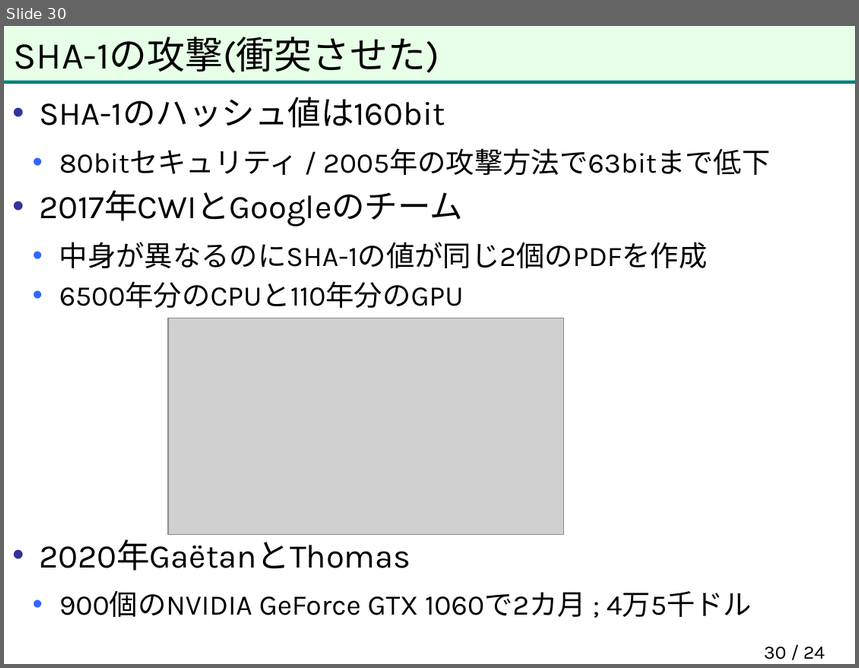
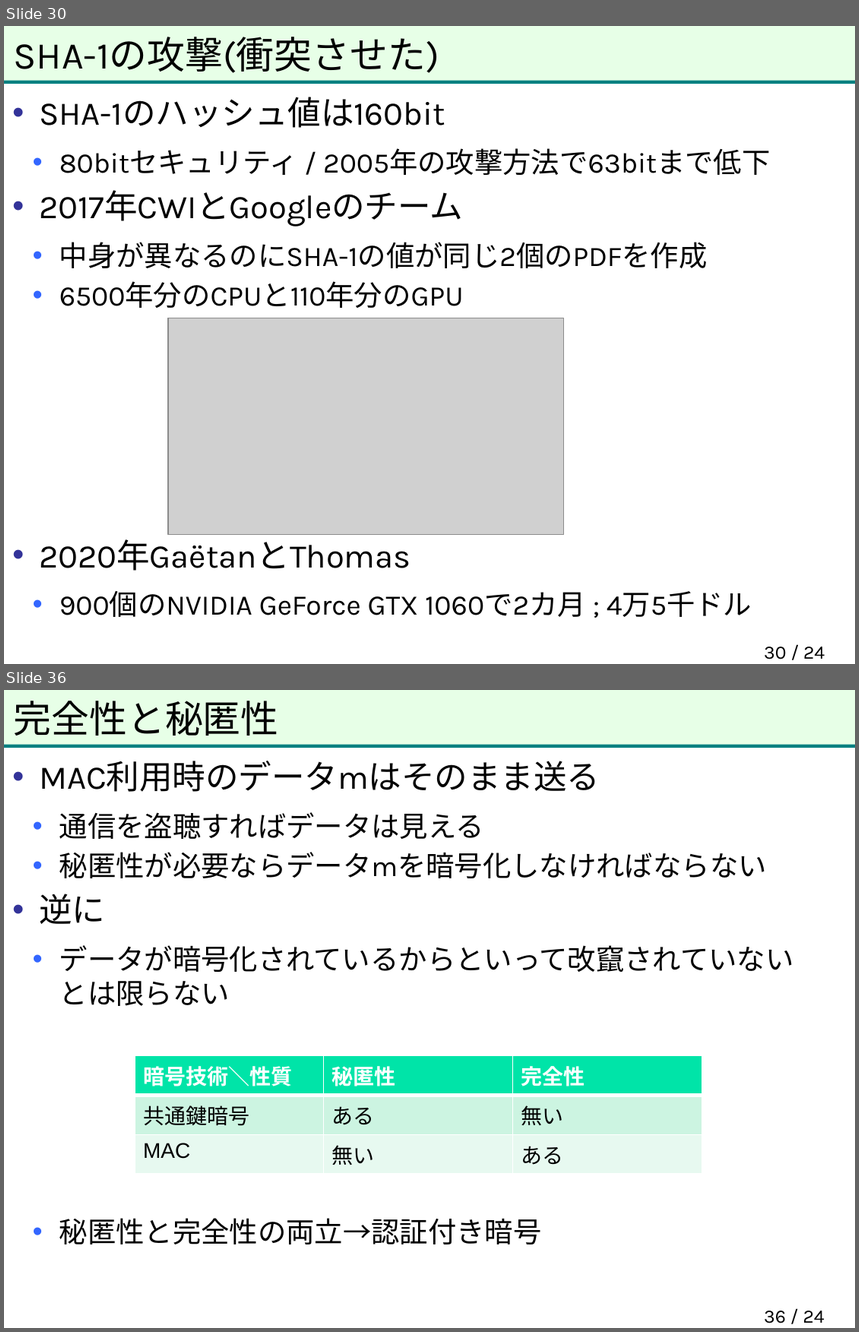
Before and after one commit to herumi/anninbon, a slide deck: lec/anninbon6.pptx. Shown one above the other, each under a label of ours: slide 30 before the commit, slides 30 and 36 after it; the slides between them are not shown. The pictures are 859x668 and 859x1332 pixels, drawn with LibreOffice and Linux fonts; fonts in the diff are those of the drawing; grey boxes stand for pictures; background and template pictures are left out. Boxes give left, top, right and bottom in pixels: in the first picture for what was removed or moved away, otherwise in the second. Text is boxed around its words. In the diff, an @@ line names an element or a change of style, - is before the commit and + after.

```diff
--- a/lec/anninbon6.pptx
+++ b/lec/anninbon6.pptx
@@ slide 36 added at (4, 690, 855, 1328), background #FFFFFF; not listed: 2 template elements that a slide beside it also shows @@
@@ title added at (14, 701, 279, 736), 32 pt, text #000000 @@
+完全性と秘匿性
@@ text added at (39, 761, 794, 1245), 24 pt, text #000000 @@
+• MAC利用時のデータmはそのまま送る
+  • 通信を盗聴すればデータは見える
+  • 秘匿性が必要ならデータmを暗号化しなければならない
+• 逆に
+  • データが暗号化されているからといって改竄されていない
+    とは限らない
+  • 秘匿性と完全性の両立→認証付き暗号
@@ table added at (135, 1056, 702, 1168), 3 rows, 3 columns @@
+暗号技術＼性質 | 秘匿性 | 完全性
+共通鍵暗号 | ある | 無い
+MAC | 無い | ある
@@ page number added at (764, 1311, 825, 1324), 16 pt, text #000000 @@
+36 / 24
```
Also in this commit, not shown: 7 other slides added.
